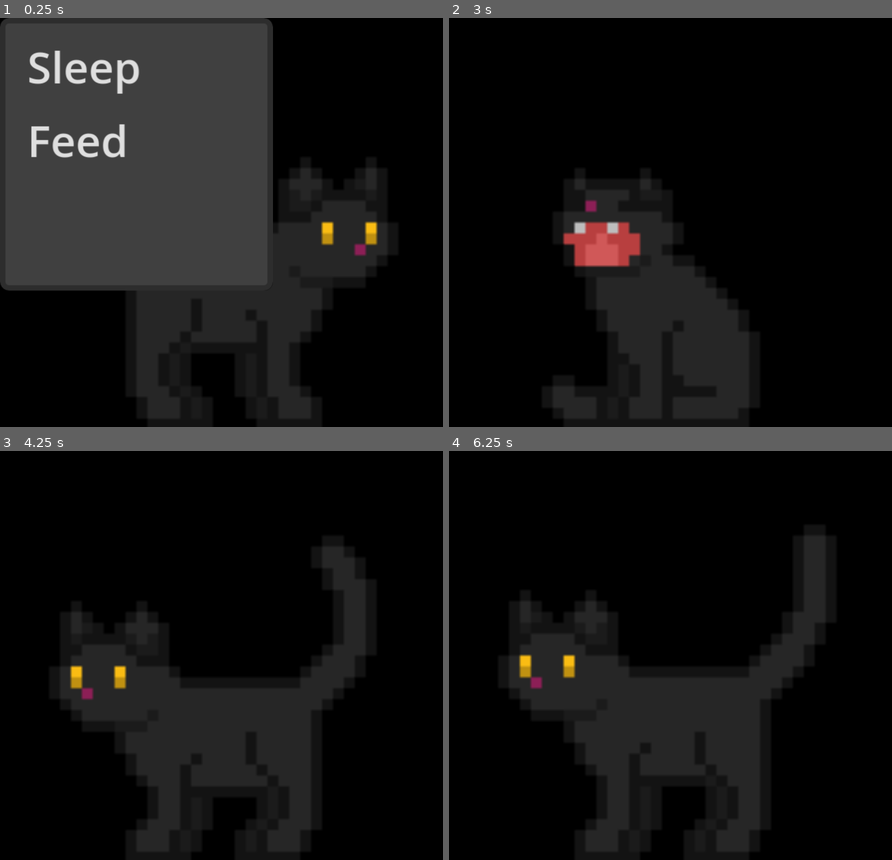
Above: before the commit, frames 1-4 (two rows, left to right).
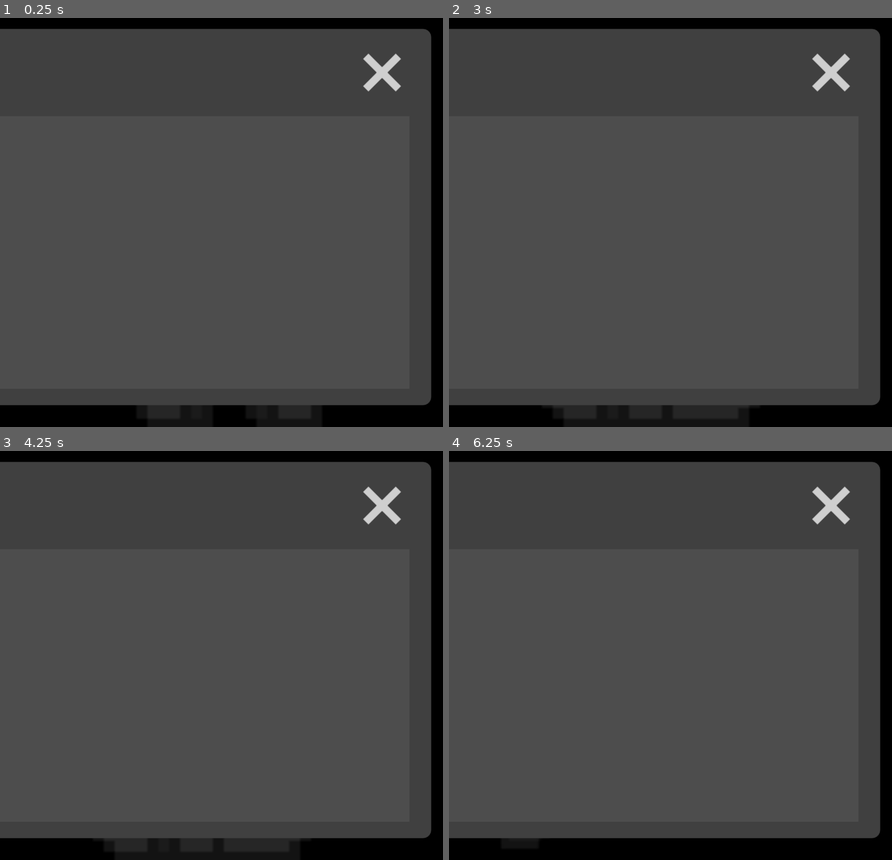
Above: after the commit, the same moments.

Repository: awesomesauce4646/virtual-pet
Game: Godot game, scene res://pet.tscn
Two runs of this game, one before a commit and one after it. Both use one fixed random seed, a clock stepped at 60 frames per second and the inputs below.
Inputs (mouse positions are in pixels of both pictures, inside the frame that each line leads up to):
- Up to frame 1 (0.25 s): no input
- Up to frame 2 (3 s): tap Enter at 0.5 s; drag from (657, 247) to (719, 132) at 0.52 s; drag from (581, 242) to (652, 304) at 1.27 s; move the mouse to (719, 132) at 2.02 s; hold Right 2.03-2.75 s; tap Alt at 2.1 s; click (719, 132) at 2.17 s; tap Space at 2.75 s; drag from (652, 304) to (537, 161) at 2.77 s
- Up to frame 3 (4.25 s): move the mouse to (358, 716) at 3.52 s; hold Left from 3.53 s (still down); tap Alt at 3.6 s; click (358, 716) at 3.67 s
- Up to frame 4 (6.25 s): release Left at 4.25 s; drag from (537, 594) to (657, 680) at 4.27 s; move the mouse to (697, 655) at 5.02 s; hold Down 5.03-5.75 s; tap Alt at 5.1 s; click (697, 655) at 5.17 s; drag from (608, 553) to (581, 675) at 5.77 s

The runs differ from the first frame. In frame 1, 55% of the frame differs, in the area x 0-98%, y 0-95%; in frame 2, 89%; in frame 3, 90%; in frame 4, 90%, in the area x 0-98%, y 2-99%.

Commit message:
customize menu, add window node, throw function,

Diff:
--- a/virtual-pet/pet.gd
+++ b/virtual-pet/pet.gd
@@ -9,10 +9,14 @@
 var is_idling = false
 
 var is_dragging = false
+var is_thrown = false
 var drag_offset = Vector2()
 
 var usable = DisplayServer.screen_get_usable_rect()
 var taskbar_y = usable.end.y
+
+var last_mouse = Vector2()
+var velocity = Vector2()
 
 @onready var animated_sprite = $AnimatedSprite2D
 @onready var area = $Area2D
@@ -39,14 +43,33 @@
 		animated_sprite.play("Feed")
 
 func _physics_process(delta: float) -> void:
+	if menu.visible:
+		return
+
 	if is_dragging:
 		var mouse_pos = Vector2(DisplayServer.mouse_get_position())
+		velocity = velocity.lerp((mouse_pos - last_mouse) / delta, 0.5)
+		last_mouse = mouse_pos
 		var new_win_pos = mouse_pos - drag_offset
 		DisplayServer.window_set_position(Vector2i(new_win_pos))
 		return
 
 	var window_position = Vector2(DisplayServer.window_get_position())
 	var ground_y = taskbar_y - window_size.y
+
+	if is_thrown:
+		velocity.y += 1500 * delta
+		window_position += velocity * delta
+		window_position.x = clamp(window_position.x, 0, screen_size.x - window_size.x)
+		if window_position.y < 0:
+			window_position.y = 0
+			velocity.y = 0
+		if window_position.y >= ground_y and velocity.y > 0:
+			window_position.y = ground_y
+			is_thrown = false
+			velocity = Vector2()
+		DisplayServer.window_set_position(Vector2i(window_position))
+		return
 
 	if is_idling:
 		idle_timer -= delta
@@ -92,18 +115,24 @@
 	if event is InputEventMouseButton and event.button_index == MOUSE_BUTTON_LEFT:
 		if event.pressed:
 			is_dragging = true
+			is_thrown = false
 			if not is_idling:
 				animated_sprite.play("Idle")
 			var mouse_pos = Vector2(DisplayServer.mouse_get_position())
+			velocity = Vector2()
+			last_mouse = mouse_pos
 			var win_pos = Vector2(DisplayServer.window_get_position())
 			drag_offset = mouse_pos - win_pos
 		else:
 			is_dragging = false
-	if event is InputEventMouseButton and event.button_index == MOUSE_BUTTON_RIGHT:
+			if velocity.length() > 50:
+				is_thrown = true
+				velocity.y = min(velocity.y, -200)
+			else:
+				velocity = Vector2()
+	if event is InputEventMouseButton and event.button_index == MOUSE_BUTTON_RIGHT and event.pressed:
 		menu.popup_on_parent(Rect2i(Vector2i(event.position.x, event.position.y - 150), Vector2i.ZERO))
 		is_idling = true
 		speed = 0
 		idle_timer = 3.0
 		animated_sprite.play("Idle")
-		await get_tree().create_timer(3.0).timeout
-		speed = 300
--- a/virtual-pet/pet.tscn
+++ b/virtual-pet/pet.tscn
@@ -1,12 +1,13 @@
 [gd_scene format=3 uid="uid://nubkggdluy7u"]
 
 [ext_resource type="Script" uid="uid://bm2jegvyd30wj" path="res://pet.gd" id="1_s0gbd"]
-[ext_resource type="Texture2D" uid="uid://cbslb2o8obawe" path="res://Black-Idle.png" id="2_s0gbd"]
-[ext_resource type="Texture2D" uid="uid://b0u0t2h44lkdt" path="res://Black-Eat.png" id="2_uvuc8"]
-[ext_resource type="Texture2D" uid="uid://ekwhlvj1o0ab" path="res://Black-Run.png" id="3_j8hq5"]
-[ext_resource type="Texture2D" uid="uid://2po2xnosvyxa" path="res://Black-Meow.png" id="3_qae7j"]
-[ext_resource type="Texture2D" uid="uid://bp11cw4rt4vbk" path="res://Black-Sit.png" id="4_j8hq5"]
-[ext_resource type="Texture2D" uid="uid://cwemcuj032pvg" path="res://Black-Sleep.png" id="5_5bqq7"]
+[ext_resource type="Texture2D" uid="uid://cbslb2o8obawe" path="res://sprites/Black-Idle.png" id="2_s0gbd"]
+[ext_resource type="Texture2D" uid="uid://b0u0t2h44lkdt" path="res://sprites/Black-Eat.png" id="2_uvuc8"]
+[ext_resource type="Texture2D" uid="uid://ekwhlvj1o0ab" path="res://sprites/Black-Run.png" id="3_j8hq5"]
+[ext_resource type="Texture2D" uid="uid://2po2xnosvyxa" path="res://sprites/Black-Meow.png" id="3_qae7j"]
+[ext_resource type="Texture2D" uid="uid://bp11cw4rt4vbk" path="res://sprites/Black-Sit.png" id="4_j8hq5"]
+[ext_resource type="Texture2D" uid="uid://cwemcuj032pvg" path="res://sprites/Black-Sleep.png" id="5_5bqq7"]
+[ext_resource type="FontFile" uid="uid://cpf85be7x55vu" path="res://BagelFatOne-Regular.ttf" id="8_x5jns"]
 
 [sub_resource type="AtlasTexture" id="AtlasTexture_ynvmf"]
 atlas = ExtResource("2_uvuc8")
@@ -351,6 +352,22 @@
 
 [sub_resource type="RectangleShape2D" id="RectangleShape2D_j863a"]
 size = Vector2(149, 131)
+
+[sub_resource type="StyleBoxFlat" id="StyleBoxFlat_vggrg"]
+content_margin_left = 10.0
+content_margin_top = 10.0
+content_margin_right = 10.0
+content_margin_bottom = 10.0
+bg_color = Color(0.11392204, 0.109730236, 0.11382852, 1)
+border_width_left = 2
+border_width_top = 2
+border_width_right = 2
+border_width_bottom = 2
+border_color = Color(0.38577506, 0, 0.09386415, 1)
+corner_radius_top_left = 5
+corner_radius_top_right = 5
+corner_radius_bottom_right = 5
+corner_radius_bottom_left = 5
 
 [node name="Node2D" type="Node2D" unique_id=625584119]
 script = ExtResource("1_s0gbd")
@@ -369,4 +386,11 @@
 
 [node name="PopupMenu" type="PopupMenu" parent="." unique_id=617471648]
 oversampling_override = 1.0
-visible = true
+size = Vector2i(2045, 100)
+theme_override_fonts/font = ExtResource("8_x5jns")
+theme_override_styles/panel = SubResource("StyleBoxFlat_vggrg")
+
+[node name="Window" type="Window" parent="." unique_id=1762716440]
+oversampling_override = 1.0
+position = Vector2i(0, 36)
+size = Vector2i(150, 100)
--- a/virtual-pet/project.godot
+++ b/virtual-pet/project.godot
@@ -22,6 +22,7 @@
 window/size/borderless=true
 window/size/always_on_top=true
 window/size/transparent=true
+window/subwindows/embed_subwindows=false
 window/stretch/mode="canvas_items"
 window/stretch/aspect="expand"
 window/per_pixel_transparency/allowed=true
Binary file added: virtual-pet/BagelFatOne-Regular.ttf
Not shown, added: virtual-pet/BagelFatOne-Regular.ttf.import
Renamed: virtual-pet/Black-Eat.png -> virtual-pet/sprites/Black-Eat.png
Not shown, changed: virtual-pet/sprites/Black-Eat.png.import
Renamed: virtual-pet/Black-Idle.png -> virtual-pet/sprites/Black-Idle.png
Not shown, changed: virtual-pet/sprites/Black-Idle.png.import
Renamed: virtual-pet/Black-Meow.png -> virtual-pet/sprites/Black-Meow.png
Not shown, changed: virtual-pet/sprites/Black-Meow.png.import
Renamed: virtual-pet/Black-Run.png -> virtual-pet/sprites/Black-Run.png
Not shown, changed: virtual-pet/sprites/Black-Run.png.import
Renamed: virtual-pet/Black-Sit.png -> virtual-pet/sprites/Black-Sit.png
Not shown, changed: virtual-pet/sprites/Black-Sit.png.import
(and 6 more such lines)
